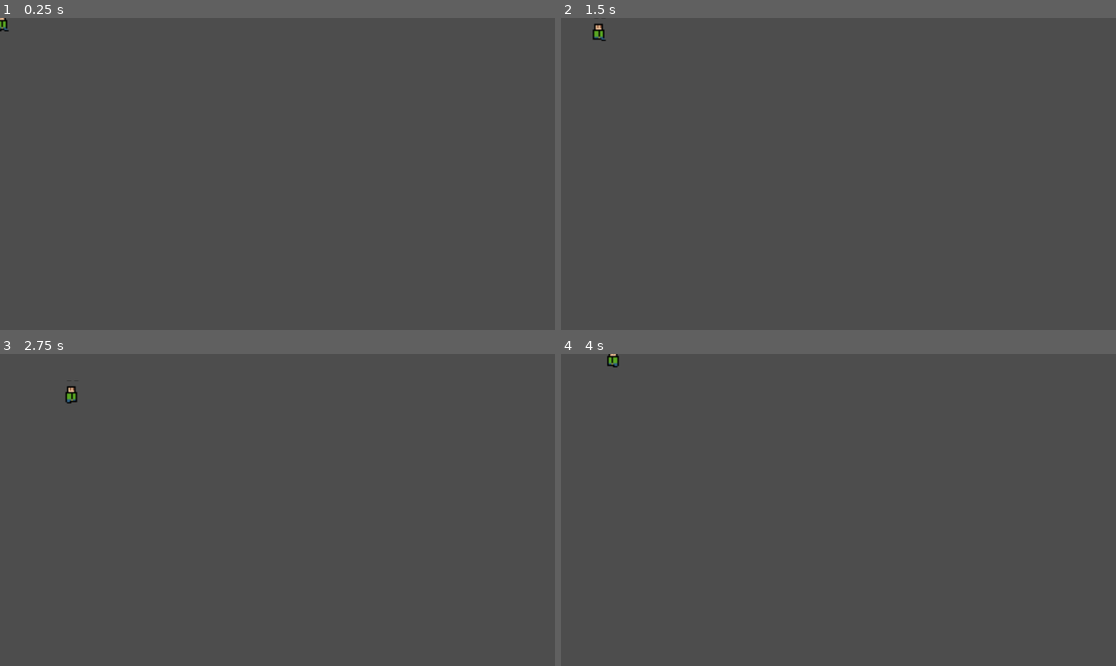
Above: before the commit, frames 1-4 (two rows, left to right).
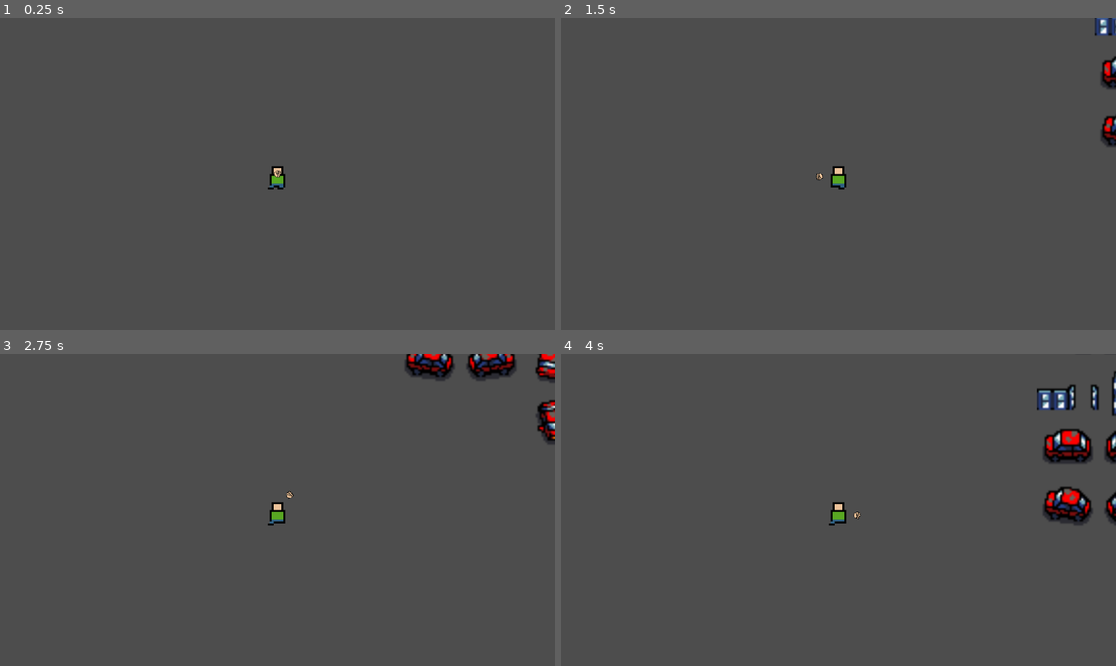
Above: after the commit, the same moments.

Repository: coldflame38/myfirstgame
Game: Godot game, scene res://world/world.tscn
Same seed, same stepped clock (60 frames per second), same inputs: the game is played once before the commit and once after it.
Inputs (mouse positions are in pixels of both pictures, inside the frame that each line leads up to):
- Up to frame 1 (0.25 s): no input
- Up to frame 2 (1.5 s): tap Enter at 0.5 s; move the mouse to (960, 158) at 0.52 s; hold D (right) 0.53-1.28 s; move the mouse to (727, 189) at 1.27 s; hold S (down) from 1.28 s (still down)
- Up to frame 3 (2.75 s): move the mouse to (333, 441) at 2.02 s; release S (down) at 2.03 s; hold D (right) from 2.03 s (still down)
- Up to frame 4 (4 s): move the mouse to (810, 572) at 2.77 s; release D (right) at 2.78 s; hold W (up) 2.78-3.53 s; move the mouse to (1005, 556) at 3.52 s; hold A (left) from 3.53 s (still down)

The runs differ from the first frame. In frame 1, 0.2% of the frame differs, in the area x 0-52%, y 0-56%; in frame 2, 1.0%; in frame 3, 2.2%; in frame 4, 3.0%, in the area x 8-100%, y 0-56%.
Error after the commit: Invalid call. Nonexistent function 'flip_h' in base 'Sprite2D'. (res://Player.gd:37)

Commit message:
paint happy accidents

Diff:
--- a/Player.gd
+++ b/Player.gd
@@ -6,18 +6,19 @@
 @onready var walkTimer = get_node("%walkTimer")
 @onready var idleTimer = get_node("%idleTimer")
 
+
 func _physics_process(delta):
 	movement()
+	playerRotate()
 
 func movement():
 	var x_mov = Input.get_action_strength("right") - Input.get_action_strength("left")
 	var y_mov = Input.get_action_strength("down") - Input.get_action_strength("up")
 	var mov = Vector2(x_mov,y_mov)
-	if mov.x > 0:
-		sprite.flip_h = false
-	elif mov.x < 0 :
-		sprite.flip_h = true
-
+	#if mov.x > 0:
+		#sprite.flip_h = false
+	#elif mov.x < 0 :
+		#sprite.flip_h = true
 
 	if mov != Vector2.ZERO:
 		if $AnimationPlayer.get_current_animation() != "walk":
@@ -30,3 +31,11 @@
 
 	velocity = mov.normalized()*movespeed
 	move_and_slide()
+
+func playerRotate():
+	var mouse_pos = get_global_mouse_position()
+	sprite.flip_h(mouse_pos)
+#if hand > 0:
+		#sprite.flip_h = false
+	#elif hand.x < 0 :
+		#sprite.flip_h = true
--- a/project.godot
+++ b/project.godot
@@ -14,6 +14,10 @@
 run/main_scene="res://world/world.tscn"
 config/features=PackedStringArray("4.2", "Forward Plus")
 config/icon="res://icon.svg"
+
+[display]
+
+window/size/mode=2
 
 [input]
 
--- /dev/null
+++ b/world/hand.gd
@@ -0,0 +1,11 @@
+extends Node2D
+
+@onready var child = get_children()[0]
+var max_dist = 10
+
+func _process(delta):
+	look_at(get_global_mouse_position())
+	var mouse_pos = get_local_mouse_position()
+	var dir = Vector2.ZERO.direction_to(mouse_pos)
+	var dist = mouse_pos.length()
+	child.position = dir * min(dist, max_dist)
--- a/world/player.tscn
+++ b/world/player.tscn
@@ -1,7 +1,9 @@
-[gd_scene load_steps=6 format=3 uid="uid://s60trrt08cj"]
+[gd_scene load_steps=8 format=3 uid="uid://s60trrt08cj"]
 
 [ext_resource type="Script" path="res://Player.gd" id="1_1syfa"]
+[ext_resource type="Texture2D" uid="uid://blqptwy6h326c" path="res://Robot Warfare Asset Pack 22-11-24/Soldiers/hand.png" id="3_4pejj"]
 [ext_resource type="Texture2D" uid="uid://btb8khucdjgxo" path="res://atm1.png" id="3_k0645"]
+[ext_resource type="Script" path="res://world/hand.gd" id="4_2kefa"]
 
 [sub_resource type="Animation" id="Animation_i2e5j"]
 resource_name = "idle"
@@ -18,6 +20,30 @@
 "update": 1,
 "values": [Vector2i(0, 0), Vector2i(1, 0)]
 }
+tracks/1/type = "value"
+tracks/1/imported = false
+tracks/1/enabled = true
+tracks/1/path = NodePath("Sprite2d:frame_coords")
+tracks/1/interp = 1
+tracks/1/loop_wrap = true
+tracks/1/keys = {
+"times": PackedFloat32Array(0, 0.4),
+"transitions": PackedFloat32Array(1, 1),
+"update": 1,
+"values": [Vector2i(0, 2), Vector2i(1, 2)]
+}
+tracks/2/type = "value"
+tracks/2/imported = false
+tracks/2/enabled = true
+tracks/2/path = NodePath("Sprite2d:frame_coords")
+tracks/2/interp = 1
+tracks/2/loop_wrap = true
+tracks/2/keys = {
+"times": PackedFloat32Array(0, 0.4),
+"transitions": PackedFloat32Array(1, 1),
+"update": 1,
+"values": [Vector2i(0, 4), Vector2i(1, 4)]
+}
 
 [sub_resource type="Animation" id="Animation_05ijk"]
 resource_name = "walk"
@@ -33,6 +59,30 @@
 "transitions": PackedFloat32Array(1, 1),
 "update": 1,
 "values": [Vector2i(0, 1), Vector2i(1, 1)]
+}
+tracks/1/type = "value"
+tracks/1/imported = false
+tracks/1/enabled = true
+tracks/1/path = NodePath("Sprite2d:frame_coords")
+tracks/1/interp = 1
+tracks/1/loop_wrap = true
+tracks/1/keys = {
+"times": PackedFloat32Array(0, 0.5),
+"transitions": PackedFloat32Array(1, 1),
+"update": 1,
+"values": [Vector2i(0, 3), Vector2i(1, 3)]
+}
+tracks/2/type = "value"
+tracks/2/imported = false
+tracks/2/enabled = true
+tracks/2/path = NodePath("Sprite2d:frame_coords")
+tracks/2/interp = 1
+tracks/2/loop_wrap = true
+tracks/2/keys = {
+"times": PackedFloat32Array(0, 0.5),
+"transitions": PackedFloat32Array(1, 1),
+"update": 1,
+"values": [Vector2i(0, 5), Vector2i(1, 5)]
 }
 
 [sub_resource type="AnimationLibrary" id="AnimationLibrary_at2vu"]
@@ -55,13 +105,26 @@
 autostart = true
 
 [node name="Sprite2d" type="Sprite2D" parent="."]
-scale = Vector2(3, 3)
+texture_filter = 1
 texture = ExtResource("3_k0645")
 hframes = 2
 vframes = 6
-frame = 2
+frame = 10
+
+[node name="Node2D" type="Node2D" parent="Sprite2d"]
+script = ExtResource("4_2kefa")
+
+[node name="hand" type="Sprite2D" parent="Sprite2d/Node2D"]
+texture_filter = 1
+position = Vector2(7, 2)
+rotation = 1.5708
+scale = Vector2(0.25, 0.25)
+texture = ExtResource("3_4pejj")
 
 [node name="AnimationPlayer" type="AnimationPlayer" parent="."]
 libraries = {
 "": SubResource("AnimationLibrary_at2vu")
 }
+
+[node name="Camera2D" type="Camera2D" parent="."]
+zoom = Vector2(4, 4)
--- a/world/world.tscn
+++ b/world/world.tscn
@@ -1,8 +1,12 @@
-[gd_scene load_steps=2 format=3 uid="uid://cd1yelvb6d8qb"]
+[gd_scene load_steps=3 format=3 uid="uid://cd1yelvb6d8qb"]
 
+[ext_resource type="Texture2D" uid="uid://bsl4dxkbb3svo" path="res://Robot Warfare Asset Pack 22-11-24/Obstacles and Objects/obstacles-and-objects.png" id="2_j6shv"]
 [ext_resource type="PackedScene" uid="uid://s60trrt08cj" path="res://world/player.tscn" id="2_o6wyd"]
 
 [node name="World" type="Node2D"]
+
+[node name="Player" parent="." instance=ExtResource("2_o6wyd")]
+position = Vector2(3, 4)
 
 [node name="dirtTest" type="Sprite2D" parent="."]
 texture_filter = 2
@@ -10,5 +14,6 @@
 region_enabled = true
 region_rect = Rect2(0, 0, 4000, 4000)
 
-[node name="Player" parent="." instance=ExtResource("2_o6wyd")]
-position = Vector2(3, 4)
+[node name="Obstacles-and-objects" type="Sprite2D" parent="."]
+position = Vector2(339, -45)
+texture = ExtResource("2_j6shv")
Binary file added: Robot Warfare Asset Pack 22-11-24/Soldiers/hand.png
Not shown, added: Robot Warfare Asset Pack 22-11-24/Soldiers/hand.png.import
Not shown, added: Robot Warfare Asset Pack 22-11-24/Soldiers/hand.pxo
